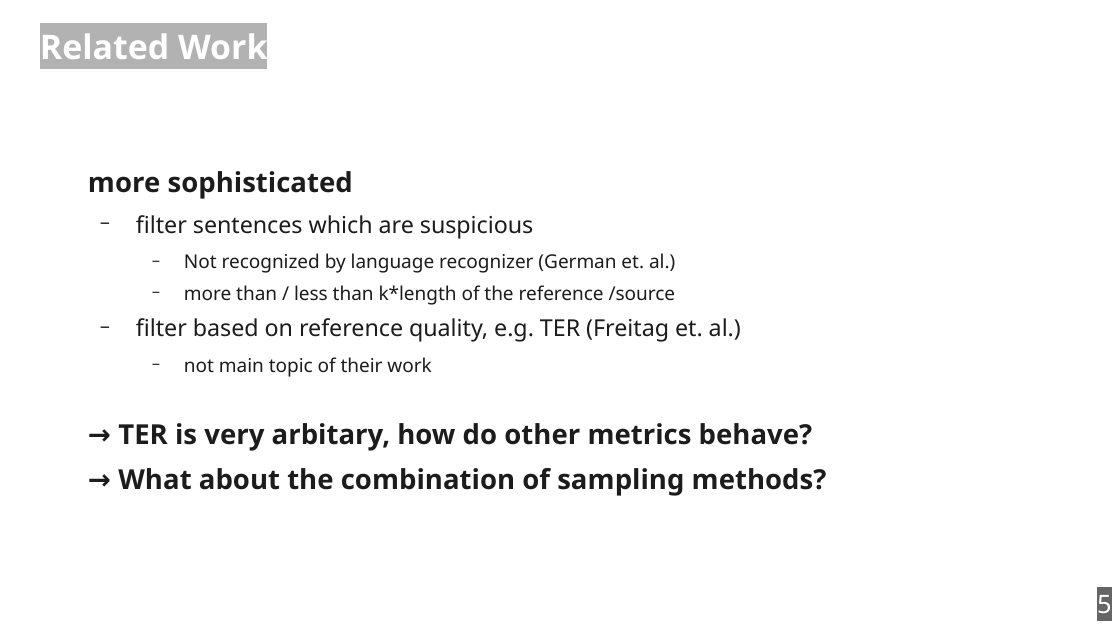
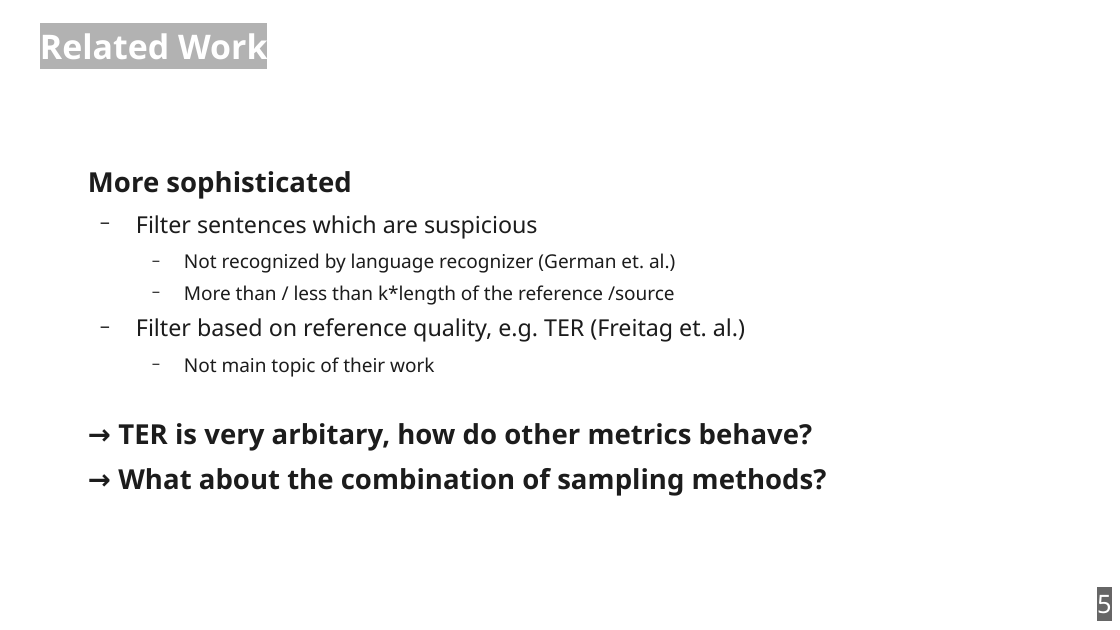
Before and after one commit to zouharvi/reference-mt-distill, a slide deck: slide 5 of meta/final_presentation.odp. Drawn at 1120x630 pixels with LibreOffice and Linux fonts; fonts in the diff are those of the drawing. Boxes give left, top, right and bottom in pixels: in the first picture for what was removed or moved away, otherwise in the second. Text is boxed around its words. In the diff, an @@ line names an element or a change of style, - is before the commit and + after.

```diff
--- a/meta/final_presentation.odp
+++ b/meta/final_presentation.odp
@@ text at (x1=88, y1=171, x2=537, y2=239): text changed @@
-more sophisticated
-  − filter sentences which are suspicious
+More sophisticated
+  − Filter sentences which are suspicious
@@ text at (x1=136, y1=285, x2=745, y2=377): text changed @@
-    − more than / less than k*length of the reference /source
-  − filter based on reference quality, e.g. TER (Freitag et. al.)
-    − not main topic of their work
+    − More than / less than k*length of the reference /source
+  − Filter based on reference quality, e.g. TER (Freitag et. al.)
+    − Not main topic of their work
```
Also in this commit, not shown: 12 other slides changed, 1 slide added.
